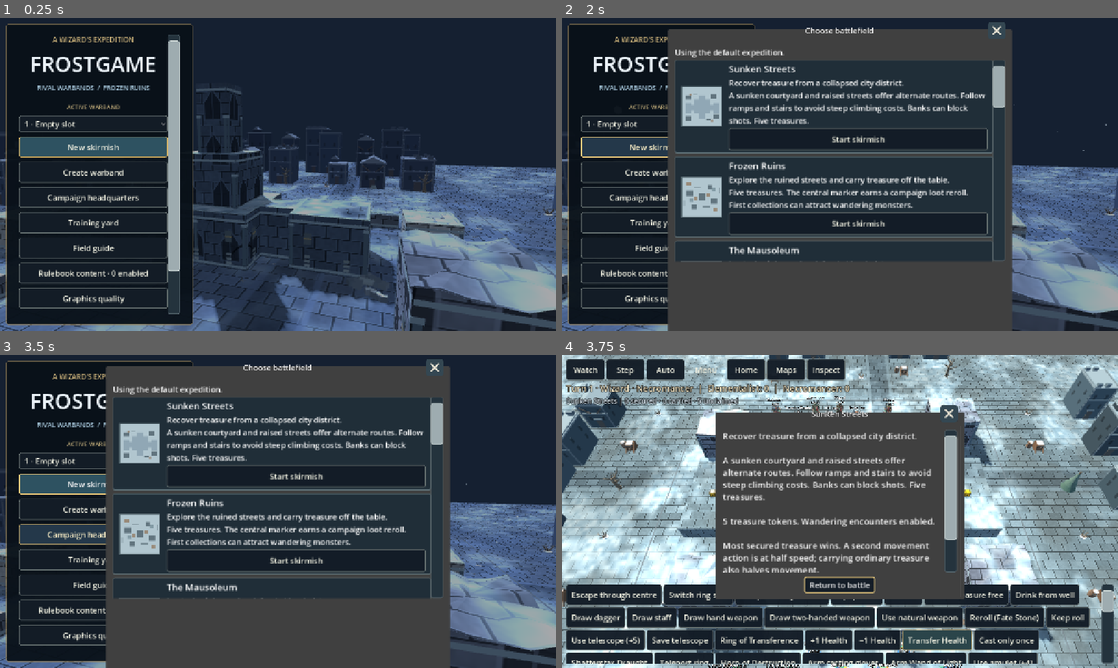
Above: before the commit, frames 1-4 (two rows, left to right).
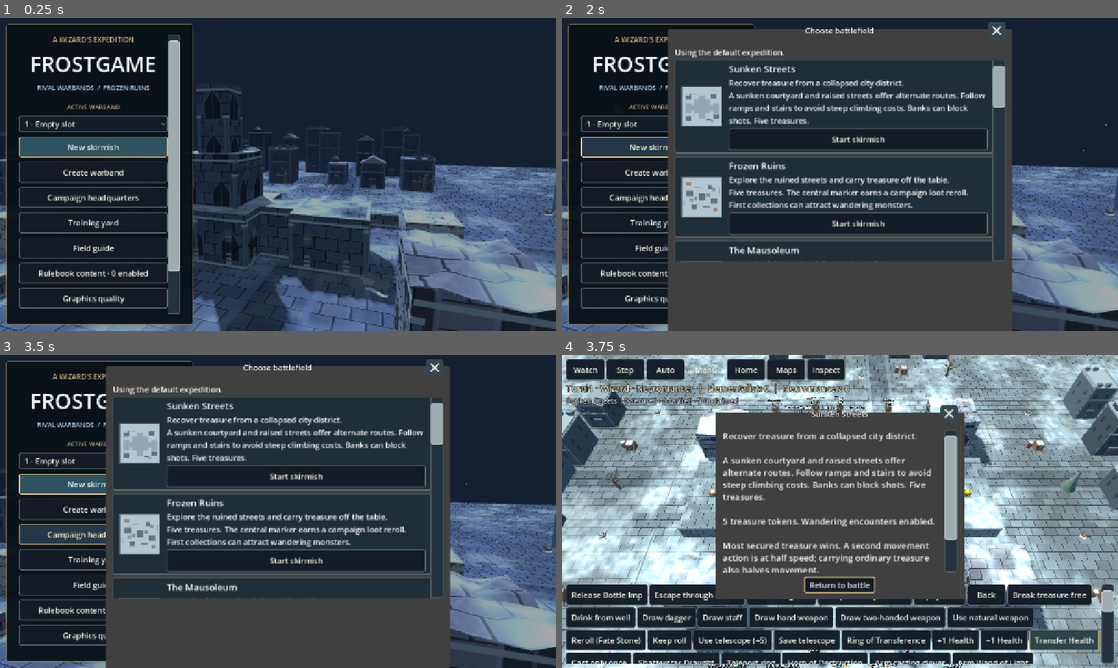
Above: after the commit, the same moments.

Repository: drag0nblad3/Frostgame
Game: Godot game, scene res://scenes/title.tscn
The game is run twice, just before and just after one commit, with the same random seed, the same clock (stepped at 60 frames per second) and the same inputs.
Inputs:
- Up to frame 1 (0.25 s): no input
- Up to frame 2 (2 s): click "New skirmish" at 0.5 s; click "New skirmish" at 1.25 s
- Up to frame 3 (3.5 s): click "Campaign headquarters" at 2 s; click "Campaign headquarters" at 2.75 s
- Up to frame 4 (3.75 s): click "Start skirmish" at 3.5 s

Frames 1-3 are identical in both runs. In frame 4, 6.6% of the frame differs, in the area x 1-97%, y 73-99%.

Commit message:
Add Bottle Imp placement and Skull Staff summoning rules

Diff:
--- a/data/expansions/red_king/treasure.json
+++ b/data/expansions/red_king/treasure.json
@@ -251,7 +251,7 @@
       "buy": 300,
       "sell": 175,
       "bonus": {},
-      "live": false,
+      "live": true,
       "expansion": "red_king"
     },
     "gear_rk_enchanted_teetotum": {
@@ -627,10 +627,11 @@
       "buy": 0,
       "sell": 350,
       "bonus": {},
-      "live": false,
+      "live": true,
       "artefact": true,
       "unlock_tn": 16,
-      "expansion": "red_king"
+      "expansion": "red_king",
+      "wizard_only": true
     },
     "gear_rk_gloves_of_the_worm_rider": {
       "name": "Gloves of the Worm Rider",
--- a/src/core/campaign/campaign_progress.gd
+++ b/src/core/campaign/campaign_progress.gd
@@ -50,7 +50,7 @@
 			entry["weapons"] = CasterLoadout.carried(data, unit)["weapons"]
 		units.append(entry)
 	if data.get("prepared_zombie", false):
-		units.append({"type": "zombie", "at": [4.5 + 3.0 * units.size(), 3.0], "prepared_zombie": true})
+		units.append({"type": "zombie", "at": [4.5 + 3.0 * units.size(), 3.0], "prepared_zombie": true,"prepared_zombie_caster":int(data.get("prepared_zombie_caster",-1)),"prepared_zombie_strong":bool(data.get("prepared_zombie_strong",false))})
 	if str(data.get("prepared_illusion", "")) != "":
 		units.append({"type": data["prepared_illusion"], "at": [4.5 + 3.0 * units.size(), 3.0], "prepared_illusion": true})
 	var demon: Dictionary = data.get("prepared_demon", {})
@@ -187,6 +187,8 @@
 	data["ritual_attempts"] = {}
 	data["preparation_started"] = false
 	data["prepared_zombie"] = false
+	data.erase("prepared_zombie_caster")
+	data.erase("prepared_zombie_strong")
 	data["prepared_illusion"] = ""
 	data.erase("prepared_demon")
 	for unit: Dictionary in data["units"]:
--- a/src/core/campaign/rituals.gd
+++ b/src/core/campaign/rituals.gd
@@ -108,6 +108,8 @@
 	attempts["%d:%s" % [caster, id]] = true
 	d["ritual_attempts"] = attempts
 	var raw := dice.d20()
+	if id=="raise_zombie" and u["type"]=="wizard" and BaseResources.wizard_item(d,"gear_rk_skull_staff"):
+		mod+=1
 	var total := CastingRoll.modified(raw, mod + CampaignInventory.incunabula_bonus(d,caster,id), u["type"] == "apprentice")
 	var tn := int(d["spells"][id])
 	var success := total >= tn
@@ -138,6 +140,8 @@
 			d["units"].append(member)
 		"raise_zombie":
 			d["prepared_zombie"] = true
+			d["prepared_zombie_caster"]=caster
+			d["prepared_zombie_strong"]=u["type"]=="wizard" and BaseResources.wizard_item(d,"gear_rk_skull_staff")
 		"miraculous_cure":
 			var member: Dictionary = d["units"][int(option)]
 			CampaignPotions.revive(member)
--- a/src/core/figures/active_gear.gd
+++ b/src/core/figures/active_gear.gd
@@ -23,7 +23,7 @@
 static func casting_bonus(f: Figure, id: String) -> int:
 	if MagicEquipment.suppressed(f):
 		return 0
-	var bonus := 0
+	var bonus := SummonActions.skull_cast_modifier(f,id)
 	for item in f.items:
 		if item.get("gear","")=="gear_rk_golden_incunabula" and f.def.role=="apprentice" and item.get("casting_spell","")==id:
 			bonus+=1
--- a/src/core/figures/power_pool.gd
+++ b/src/core/figures/power_pool.gd
@@ -12,7 +12,7 @@
 
 
 static func available(f: Figure) -> int:
-	if f.def.role not in ["wizard", "apprentice"] or ScenarioNull.muted(f):
+	if f.def.role not in ["wizard", "apprentice"] or MagicEquipment.suppressed(f):
 		return 0
 	var total := 0
 	for item in f.items:
--- a/src/core/rules/combat/melee.gd
+++ b/src/core/rules/combat/melee.gd
@@ -55,7 +55,7 @@
 		return 0
 	if (loser.spell_effects.has("potion_invulnerability") or loser.def.traits.has("immune_normal")) and not WeaponActions.magic_attack(winner, winner.melee):
 		return 0
-	var extra := (2 if winner.def.traits.has("strong") else 0) + (1 if winner.spell_effects.has("potion_fury") else 0)
+	var extra := (2 if winner.def.traits.has("strong") or winner.used_gear.get("rk_skull_strong",false) else 0) + (1 if winner.spell_effects.has("potion_fury") else 0)
 	if loser.def.traits.has("undead"):
 		extra += MagicEquipment.bonus(winner,"undead_damage")
 	var dmg := Damage.amount(total, winner.melee.damage_mod + (2 if winner.melee.id=="unarmed" and winner.def.traits.has(" …(217 unchanged characters)…
--- a/src/core/state/gear_actions.gd
+++ b/src/core/state/gear_actions.gd
@@ -88,3 +88,49 @@
 	c.emit("heal", {"id": t.id, "amount": t.health - old, "health": t.health})
 	c.emit("gear_used", {"id": f.id, "target": t.id, "gear": "gear_ring_transference", "amount": amount})
 	return true
+
+
+## The bottle is a consumable and can replace a movement action, even in melee.
+static func bottle_ready(c: GameController) -> bool:
+	var f := c.state.active()
+	return f!=null and f.in_play() and f.actions_left>0 and not c.awaiting_reaction() and c.state.pending_cast.is_empty() and c.state.push_winner<0 and not c.state.group.movement_pass() and not f.spell_effects.has("plane_walk") and FuryRules.target(c.state,f)==null and ActiveGear.ready(f,"gear_rk_bottle_imp") and (f.moves_taken==0 and not c.state.group.in_progress() or c.can_act()) and c.state.creature_db!=null and c.state.board.floor_layout.is_empty()
+
+
+static func bottle_legal(c: GameController,at: Vector2) -> bool:
+	if not bottle_ready(c):
+		return false
+	var f := c.state.active()
+	var height := c.state.board.height_at(at)
+	if Vector2(f.pos.distance_to(at),height-f.elevation).length()>1.001 or not c.state.board.can_stand(at,Figure.BASE_RADIUS) or ScenarioNull.field_at(c.state.board,at):
+		return false
+	for t in c.state.figures:
+		if t.in_play() and t.ring_side==f.ring_side and Vector2(t.pos.distance_to(at),t.elevation-height).length()<Contact.OVERLAP:
+			return false
+	return true
+
+
+static func bottle_points(c: GameController) -> Array[Vector2]:
+	var out: Array[Vector2]=[]
+	if not bottle_ready(c):
+		return out
+	var center := MovePlanner.node_at(c.state.active().pos)
+	for x in range(-2,3):
+		for y in range(-2,3):
+			var at := MoveGrid.to_pos(center+Vector2i(x,y))
+			if bottle_legal(c,at):
+				out.append(at)
+	return out
+
+
+static func bottle_imp(c: GameController,at: Vector2) -> bool:
+	if not bottle_legal(c,at):
+		return false
+	var f := c.state.active()
+	for i in f.items.size():
+		if f.items[i].get("gear","")=="gear_rk_bottle_imp":
+			f.items.remove_at(i)
+			break
+	c._potions._spend_drink(f)
+	c._encounters._spawn_at("imp",at,-1,f.ring_side)
+	c.emit("gear_used",{"id":f.id,"gear":"gear_rk_bottle_imp"})
+	return true
--- a/src/core/state/scenario_loader.gd
+++ b/src/core/state/scenario_loader.gd
@@ -80,9 +80,11 @@
 			if entry.get("prepared_zombie", false) or entry.get("prepared_illusion", false):
 				unit.summon_spell = "raise_zombie" if entry.get("prepared_zombie", false) else "illusionary_soldier"
 				for caster in s.figures:
-					if caster.side == side and caster.def.role in ["wizard", "apprentice"]:
+					if caster.side == side and caster.def.role in ["wizard", "apprentice"] and (int(entry.get("prepared_zombie_caster",-1))<0 or caster.campaign_id==int(entry["prepared_zombie_caster"])):
 						unit.summoned_by = caster.id
 						break
+				if entry.get("prepared_zombie_strong",false):
+					unit.used_gear["rk_skull_strong"]=true
 			if entry.has("prepared_demon"):
 				var demon: Dictionary = entry["prepared_demon"]
 				for caster in s.figures:
--- a/src/core/state/summon_actions.gd
+++ b/src/core/state/summon_actions.gd
@@ -43,9 +43,11 @@
 	var s := c.state
 	if s.creature_db == null or ScenarioNull.field_at(s.board, at) or not s.board.can_stand(at, Figure.BASE_RADIUS):
 		return false
-	if id == "animate_skull" and summoned(f, id) != null:
-		return false
-	if id in ["raise_zombie", "illusionary_soldier"] and summoned(f, id, true) != null:
+	if id=="animate_skull" and count_summoned(c.state,f,id)>= (2 if skull_staff(f) else 1):
+		return false
+	if id=="raise_zombie" and count_summoned(c.state,f,id,true)>=(2 if skull_staff(f) else 1):
+		return false
+	if id=="illusionary_soldier" and summoned(f,id,true)!=null:
 		return false
 	if id == "summon_demon" and controlled(f, "control_demon") != null:
 		return false
@@ -154,7 +156,9 @@
 			side = f.side
 		"animate_skull":
 			type = "animated_skull"
-	var t := c._encounters._spawn_at(type, at, side)
+	var t := c._encounters._spawn_at(type, at, side,f.ring_side)
+	if id in ["animate_skull","raise_zombie"] and skull_staff(f):
+		t.used_gear["rk_skull_strong"]=true
 	t.summoned_by = f.id
 	t.summon_spell = id
 	if id == "illusionary_soldier":
@@ -181,3 +185,28 @@
 		if open:
 			c._encounters._spawn_at(type, at)
 			return
+
+
+static func skull_staff(f: Figure) -> bool:
+	return f.def.role=="wizard" and ActiveGear.has(f,"gear_rk_skull_staff") and not MagicEquipment.suppressed(f) and not f.destroyed_weapons.has("staff")
+
+
+static func count_summoned(s: GameState,f: Figure,id: String,whole_side: bool=false) -> int:
+	var count := 0
+	for t in s.figures:
+		if not t.in_play() or t.summon_spell!=id:
+			continue
+		var owner := s.figure(t.summoned_by)
+		if owner!=null and (owner==f or (whole_side and owner.side==f.side)):
+			count+=1
+	return count
+
+
+static func skull_cast_modifier(f: Figure,id: String) -> int:
+	if not skull_staff(f):
+		return 0
+	var result := 1 if id in ["animate_skull","raise_zombie"] else 0
+	var s := RedKingVeil.of(f)
+	if s!=null and (count_summoned(s,f,"animate_skull")>1 or count_summoned(s,f,"raise_zombie",true)>1):
+		result-=2
+	return result
--- a/src/view/battle/battle_input.gd
+++ b/src/view/battle/battle_input.gd
@@ -104,6 +104,8 @@
 	for id in ["gear_ring_teleportation", "gear_horn_destruction", "gear_gloves_casting", "gear_wand_light"]:
 		if GearActions.can_use(c, id):
 			available.append(id)
+	if not GearActions.bottle_points(c).is_empty():
+		available.append("gear_rk_bottle_imp")
 	for t in c.state.figures:
 		if GearActions.transfer_max(c, t) > 0:
 			available.append("gear_ring_transference")
@@ -218,6 +220,9 @@
 			hint = "Transfer %d Health to %s (maximum %d)." % [transfer_amount, t.label(), GearActions.transfer_max(c, t)]
 			if transfer_amount == f.health:
 				hint += " Warning: caster will be knocked out."
+		"gear_bottle_imp":
+			points.assign(GearActions.bottle_points(c))
+			hint="Place the released uncontrolled imp within 1 inch."
 		"gear_teleport":
 			points.assign(GearActions.teleport_points(c))
 			hint = "Choose a destination within 8 inches."
@@ -427,6 +432,11 @@
 		return false
 	if key == "gear_ring_transference":
 		mode = "gear_transfer_target"
+		available.assign(["potion_cancel"])
+		preview()
+		return false
+	if key=="gear_rk_bottle_imp":
+		mode="gear_bottle_imp"
 		available.assign(["potion_cancel"])
 		preview()
 		return false
@@ -666,6 +676,8 @@
 		var t := c.state.figure(spell_first)
 		var destination := t.pos if selected_spell == "suggestion" and at.distance_to(t.pos) < 0.4 else MoveGrid.to_pos(MovePlanner.node_at(at))
 		return _declared(c._magic.start_move(selected_spell, spell_first, destination))
+	if mode=="gear_bottle_imp":
+		return GearActions.bottle_imp(c,MoveGrid.to_pos(MovePlanner.node_at(at)))
 	if mode == "gear_teleport":
 		return GearActions.teleport(c, MoveGrid.to_pos(MovePlanner.node_at(at)))
 	if mode == "potion_point":
--- a/src/view/hud/battle_hud.gd
+++ b/src/view/hud/battle_hud.gd
@@ -25,7 +25,7 @@
 signal action_pressed(action: String)
 
 const LOG_LINES := 4
-const ACTIONS := {"reality_exit":"Escape through centre","r …(5586 unchanged characters)…
+const ACTIONS := {"gear_rk_bottle_imp":"Release Bottle Imp","reality_exit":"Escape through centre","r …(5586 unchanged characters)…
 
 var _status: Label
 var _hint: Label
--- a/tests/unit/test_red_king_rewards.gd
+++ b/tests/unit/test_red_king_rewards.gd
@@ -156,3 +156,35 @@
 	f.items.assign(CampaignInventory.loadout(d,0))
 	check_eq(ActiveGear.casting_bonus(f,"heal"),1)
 	check_eq(ActiveGear.casting_bonus(f,"push"),0)
+
+
+func test_bottle_imp_consumed_in_combat() -> void:
+	var f := fig("wizard",0,Vector2(10,10))
+	var enemy := fig("thug",1,Vector2(11,10))
+	var c := make_game(make_board(),[f,enemy],Dice.new(7))
+	c.state.creature_db=db()
+	c.state.active_id=f.id
+	f.actions_left=2
+	f.items.append({"gear":"gear_rk_bottle_imp","gear_info":RedKingRewards.catalog()["gear_rk_bottle_imp"]})
+	check(GearActions.bottle_legal(c,Vector2(9,10)))
+	check(not GearActions.bottle_legal(c,Vector2(8,10)))
+	check(GearActions.bottle_imp(c,Vector2(9,10)))
+	check_eq(f.actions_left,1)
+	check(not ActiveGear.has(f,"gear_rk_bottle_imp"))
+	check_eq(c.state.figures.back().def.id,"imp")
+	check_eq(c.state.figures.back().side,-1)
+
+
+func test_skull_staff_limits_and_casting_cost() -> void:
+	var f := fig("wizard",0,Vector2(10,10))
+	var c := make_game(make_board(),[f],Dice.new(4))
+	c.state.creature_db=db()
+	f.items.append({"gear":"gear_rk_skull_staff","gear_info":RedKingRewards.catalog()["gear_rk_skull_staff"]})
+	check_eq(ActiveGear.casting_bonus(f,"animate_skull"),1)
+	c._magic.summons.spawn(f,"animate_skull",Vector2(12,10),15,8)
+	check(c.state.figures.back().used_gear.get("rk_skull_strong",false))
+	check(c._magic.summons.can_place(f,"animate_skull",Vector2(14,10)))
+	c._magic.summons.spawn(f,"animate_skull",Vector2(14,10),15,8)
+	check(not c._magic.summons.can_place(f,"animate_skull",Vector2(15,10)))
+	check_eq(ActiveGear.casting_bonus(f,"animate_skull"),-1)
+	check_eq(ActiveGear.casting_bonus(f,"heal"),-2)
Not shown, changed: docs/red-king-development.md
